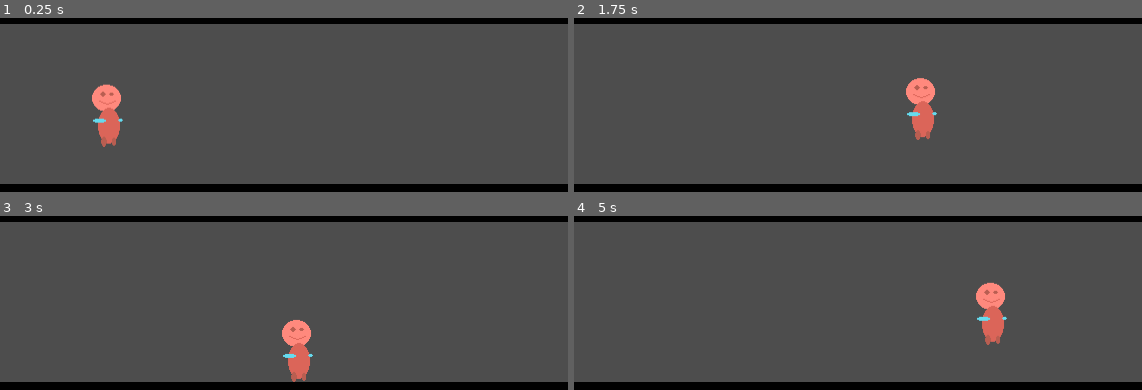
Above: before the commit, frames 1-4 (two rows, left to right).
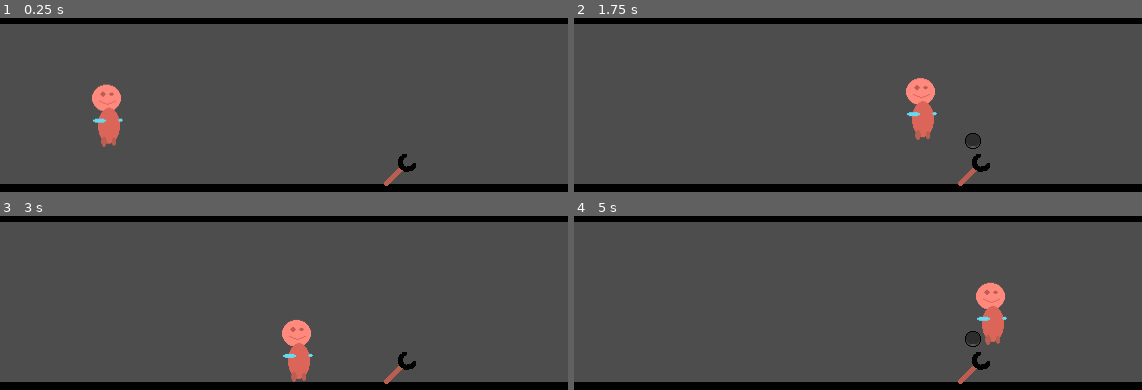
Above: after the commit, the same moments.

Repository: panorb/ludum-dare-58
Game: Godot game, scene res://game/game.tscn
Two runs of this game, one before a commit and one after it. Both use one fixed random seed, a clock stepped at 60 frames per second and the inputs below.
Inputs:
- Up to frame 1 (0.25 s): no input
- Up to frame 2 (1.75 s): hold Right (move_right) from 0.53 s (still down); tap W (interact) at 0.6, 1.35 s; tap Space (jump) at 0.77, 1.52 s
- Up to frame 3 (3 s): release Right (move_right) at 2.03 s; hold Left (move_left) 2.03-2.78 s; tap W (interact) at 2.1, 2.85 s; hold Right (move_right) from 2.78 s (still down)
- Up to frame 4 (5 s): tap Space (jump) at 3.02, 3.77, 4.52 s; tap W (interact) at 3.6, 4.35 s; release Right (move_right) at 4.28 s; hold Left (move_left) from 4.28 s (still down)

The runs differ from the first frame. In frame 1, 0.3% of the frame differs, in the area x 67-74%, y 78-97%; in frame 2, 0.5%, in the area x 67-74%, y 66-97%; in frame 3, 0.3%; in frame 4, 0.5%.

Commit message:
Add base script for interactables & wrench example

Diff:
--- a/godot/game/game.tscn
+++ b/godot/game/game.tscn
@@ -1,7 +1,8 @@
-[gd_scene load_steps=3 format=3 uid="uid://06ul0wadfcqp"]
+[gd_scene load_steps=4 format=3 uid="uid://06ul0wadfcqp"]
 
 [ext_resource type="PackedScene" uid="uid://cqo6h223cwhjb" path="res://player/player.tscn" id="1_l1rk1"]
 [ext_resource type="PackedScene" uid="uid://bqwcj5grl1mkc" path="res://level/level.tscn" id="2_vasa2"]
+[ext_resource type="PackedScene" uid="uid://dgjsu4poy1siu" path="res://interactable/wrench.tscn" id="3_h7iqs"]
 
 [node name="Game" type="Node2D"]
 
@@ -9,3 +10,6 @@
 position = Vector2(107, 186)
 
 [node name="Level" parent="." instance=ExtResource("2_vasa2")]
+
+[node name="Wrench" parent="." instance=ExtResource("3_h7iqs")]
+position = Vector2(399, 243)
--- /dev/null
+++ b/godot/interactable/Interactable.tscn
@@ -0,0 +1,14 @@
+[gd_scene load_steps=3 format=3 uid="uid://c5g1aqrbs6tsc"]
+
+[ext_resource type="Script" uid="uid://cksjit6phh3fy" path="res://interactable/interactable.gd" id="1_3ycqp"]
+[ext_resource type="Texture2D" uid="uid://chqut2y2ka2lg" path="res://interactable/button-prompt.png" id="2_cu4vr"]
+
+[node name="Interactable" type="Area2D"]
+collision_layer = 0
+collision_mask = 512
+script = ExtResource("1_3ycqp")
+
+[node name="ButtonPromptSprite" type="Sprite2D" parent="."]
+visible = false
+position = Vector2(0, -30)
+texture = ExtResource("2_cu4vr")
--- /dev/null
+++ b/godot/interactable/interactable.gd
@@ -0,0 +1,19 @@
+class_name Interactable
+extends Area2D
+
+func _ready() -> void:
+	body_entered.connect(_on_player_entered)
+	body_exited.connect(_on_player_exited)
+
+func on_trigger(): # overwrite in child scenes & scripts
+	print("Trigger pressed, but behavior not overwritten!")
+
+func _process(delta: float) -> void:
+	if Input.is_action_just_pressed("interact"):
+		on_trigger()
+
+func _on_player_entered(body):
+	$ButtonPromptSprite.visible = true
+
+func _on_player_exited(body):
+	$ButtonPromptSprite.visible = false
--- /dev/null
+++ b/godot/interactable/wrench.gd
@@ -0,0 +1,4 @@
+extends Interactable
+
+func on_trigger():
+	print("Im a wrench and I am cool!")
--- /dev/null
+++ b/godot/interactable/wrench.tscn
@@ -0,0 +1,20 @@
+[gd_scene load_steps=5 format=3 uid="uid://dgjsu4poy1siu"]
+
+[ext_resource type="PackedScene" uid="uid://c5g1aqrbs6tsc" path="res://interactable/Interactable.tscn" id="1_x5w8o"]
+[ext_resource type="Texture2D" uid="uid://b787jp83poyix" path="res://interactable/wrench.png" id="2_1w2do"]
+[ext_resource type="Script" uid="uid://bgyl6r4j7lmxs" path="res://interactable/wrench.gd" id="2_cjka4"]
+
+[sub_resource type="CircleShape2D" id="CircleShape2D_x5w8o"]
+radius = 69.02898
+
+[node name="Wrench" instance=ExtResource("1_x5w8o")]
+monitorable = false
+script = ExtResource("2_cjka4")
+
+[node name="CollisionShape2D" type="CollisionShape2D" parent="." index="0"]
+position = Vector2(2, 5)
+shape = SubResource("CircleShape2D_x5w8o")
+
+[node name="Wrench" type="Sprite2D" parent="." index="1"]
+position = Vector2(1, -1)
+texture = ExtResource("2_1w2do")
--- a/godot/player/player.tscn
+++ b/godot/player/player.tscn
@@ -7,7 +7,7 @@
 size = Vector2(20, 61)
 
 [node name="Player" type="CharacterBody2D"]
-collision_layer = 0
+collision_layer = 512
 collision_mask = 2
 script = ExtResource("1_rkbax")
 
--- a/godot/project.godot
+++ b/godot/project.godot
@@ -51,6 +51,7 @@
 [layer_names]
 
 2d_physics/layer_2="walls"
+2d_physics/layer_10="player"
 
 [rendering]
 
Binary file added: godot/interactable/button-prompt.png
Not shown, added: godot/interactable/button-prompt.png.import
Not shown, added: godot/interactable/interactable.gd.uid
Not shown, added: godot/interactable/wrench.gd.uid
Binary file added: godot/interactable/wrench.png
Not shown, added: godot/interactable/wrench.png.import
